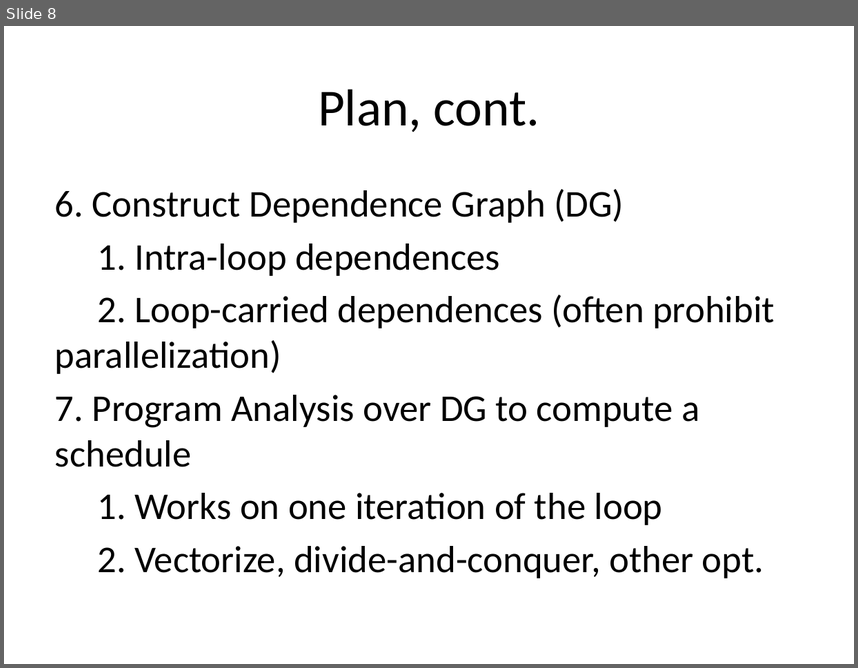
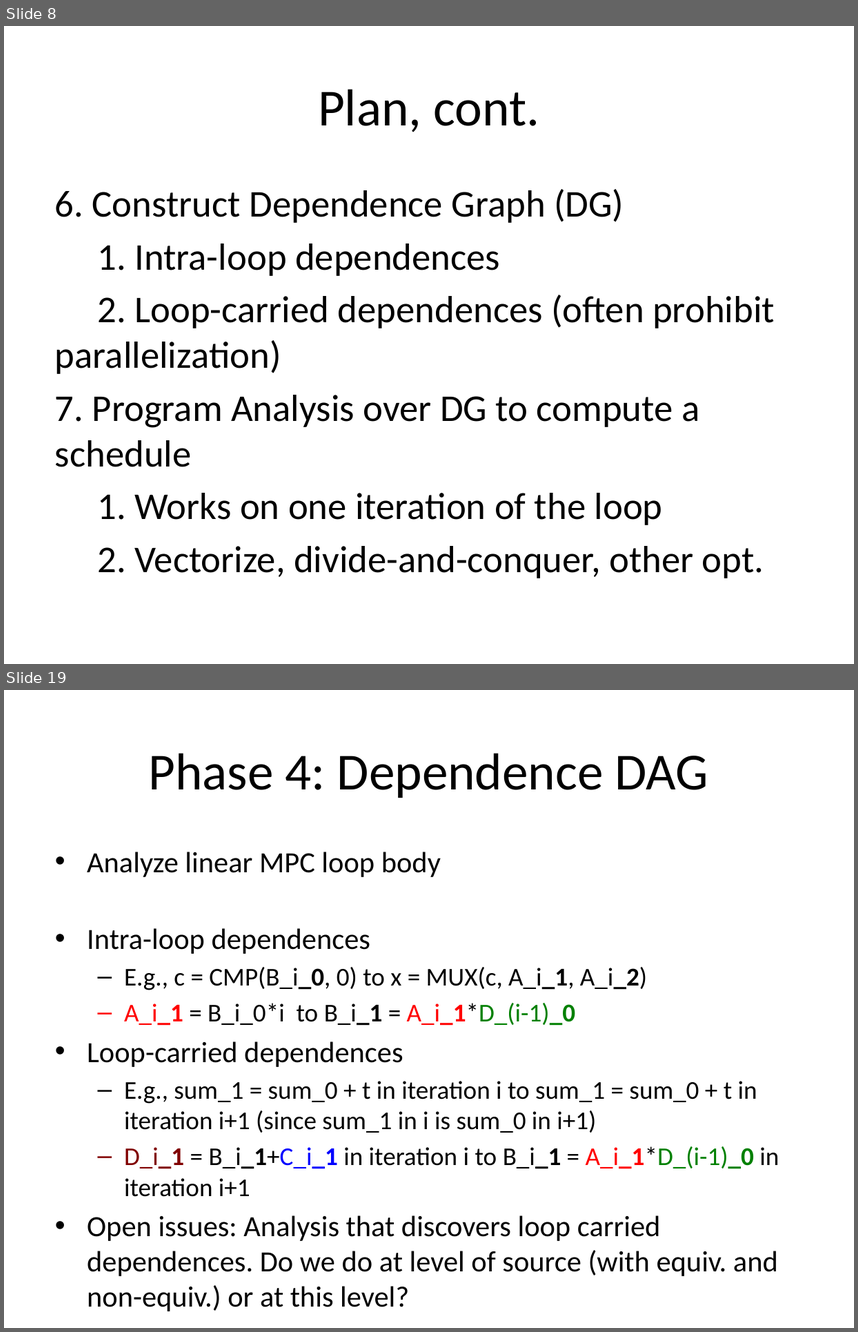
Before and after one commit to milana2/ParallelizationForMPC, a slide deck: MPC_Compiler_Misc_Notes.pptx. Shown one above the other, each under a label of ours: slide 8 before the commit, slides 8 and 19 after it; the slides between them are not shown. The pictures are 858x668 and 858x1332 pixels, drawn with LibreOffice and Linux fonts; fonts in the diff are those of the drawing. Boxes give left, top, right and bottom in pixels: in the first picture for what was removed or moved away, otherwise in the second. Text is boxed around its words. In the diff, an @@ line names an element or a change of style, - is before the commit and + after.

Commit message:
More detail on the analysis phases.

```diff
--- a/MPC_Compiler_Misc_Notes.pptx
+++ b/MPC_Compiler_Misc_Notes.pptx
@@ slide 19 added at <box>4,690,854,1328</box>, background #FFFFFF @@
@@ title added at <box>148,753,709,798</box>, 44 pt, text #000000 @@
+Phase 4: Dependence DAG
@@ text added at <box>87,851,779,1276</box>, 21.7 pt, text #000000 @@
+• Analyze linear MPC loop body
+• Intra-loop dependences
+  – E.g., c = CMP(B_i_0, 0) to x = MUX(c, A_i_1, A_i_2)
+  – A_i_1 = B_i_0*i to B_i_1 = A_i_1*D_(i-1)_0
+• Loop-carried dependences
+  – E.g., sum_1 = sum_0 + t in iteration i to sum_1 = sum_0 + t in iteration i+1 (since sum_1 in i is sum_0 in i+1)
+  – D_i_1 = B_i_1+C_i_1 in iteration i to B_i_1 = A_i_1*D_(i-1)_0 in iteration i+1
+• Open issues: Analysis that discovers loop carried dependences. Do we do at level of source (with equiv. and non-equiv.) or at this level?
```
Also in this commit, not shown: 2 slides changed, 12 other slides added.
